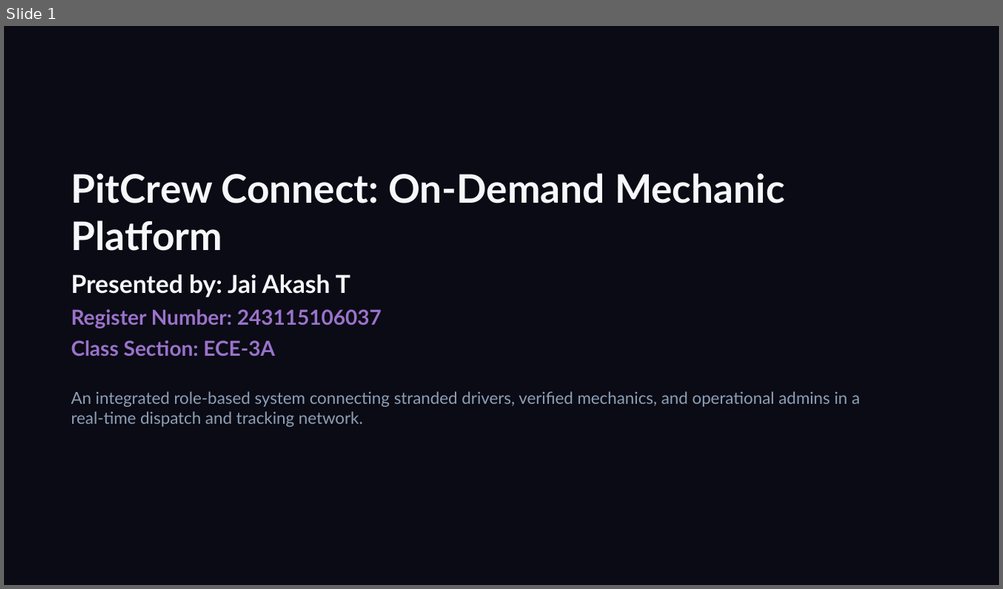
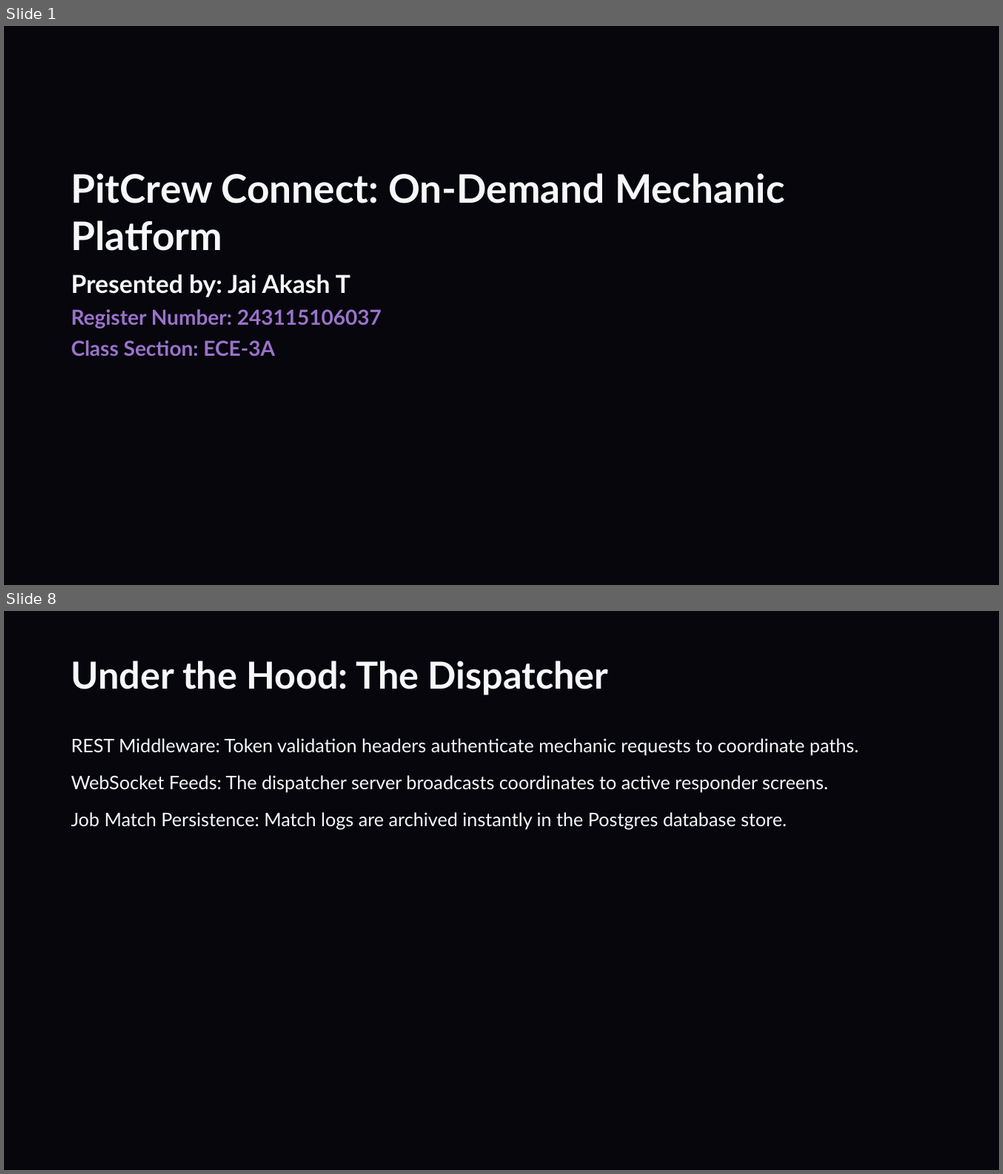
Before and after one commit to jaiAkash1209/Ecube-ppt, a slide deck: PitCrew_Connect_Showcase.pptx. Shown one above the other, each under a label of ours: slide 1 before the commit, slides 1 and 8 after it; the slides between them are not shown. The pictures are 1003x589 and 1003x1174 pixels, drawn with LibreOffice and Linux fonts; fonts in the diff are those of the drawing. Boxes give left, top, right and bottom in pixels: in the first picture for what was removed or moved away, otherwise in the second. Text is boxed around its words. In the diff, an @@ line names an element or a change of style, - is before the commit and + after.

```diff
--- a/PitCrew_Connect_Showcase.pptx
+++ b/PitCrew_Connect_Showcase.pptx
@@ slide 8 added at (4, 611, 999, 1170), background #06060C @@
@@ text added at (71, 661, 609, 695), 36 pt, text #F5F7FA, bold @@
+Under the Hood: The Dispatcher
@@ text added at (71, 738, 858, 829), 18 pt, text #F5F7FA @@
+REST Middleware: Token validation headers authenticate mechanic requests to coordinate paths.
+WebSocket Feeds: The dispatcher server broadcasts coordinates to active responder screens.
+Job Match Persistence: Match logs are archived instantly in the Postgres database store.
@@ slide 1 changed as well @@
@@ background #0A0B14 to #06060C @@
@@ text removed at (71, 392, 859, 427) @@
-An integrated role-based system connecting stranded drivers, verified mechanics, and operational admins in a real-time dispatch and tracking network.
```
Also in this commit, not shown: 4 other slides changed, 5 other slides added, 3 slides removed, 4 other files.
